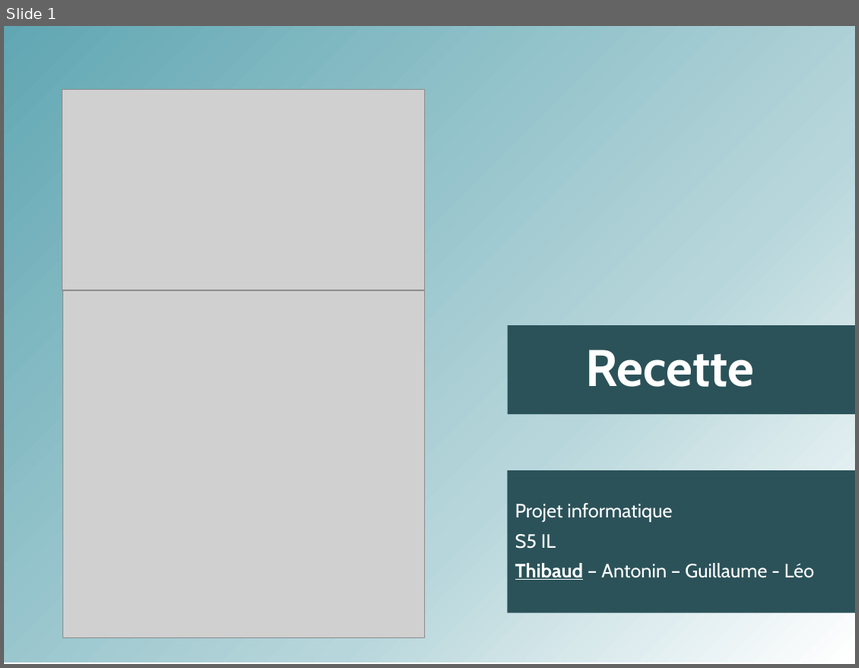
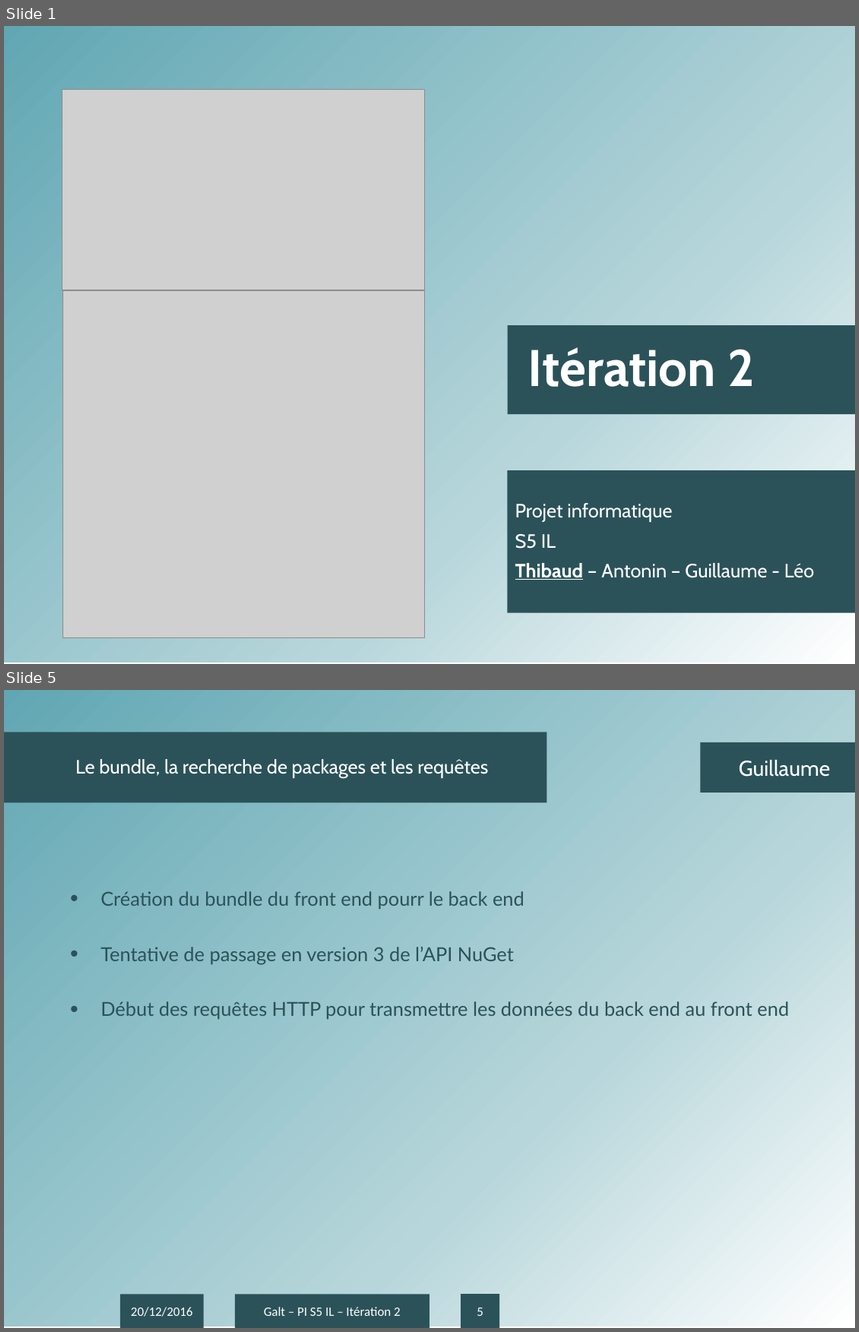
Before and after one commit to antonin-charrier/Project-Galt, a slide deck: Itérations/Présentation IT2.pptx. Shown one above the other, each under a label of ours: slide 1 before the commit, slides 1 and 5 after it; the slides between them are not shown. The pictures are 859x668 and 859x1332 pixels, drawn with LibreOffice and Linux fonts; fonts in the diff are those of the drawing; grey boxes stand for pictures; background and template pictures are left out. Boxes give left, top, right and bottom in pixels: in the first picture for what was removed or moved away, otherwise in the second. Text is boxed around its words. In the diff, an @@ line names an element or a change of style, - is before the commit and + after.

```diff
--- a/Itérations/Présentation IT2.pptx
+++ b/Itérations/Présentation IT2.pptx
@@ slide 5 added at (x1=4, y1=690, x2=855, y2=1328), background #FFFFFF; not listed: 1 template element that a slide beside it also shows @@
@@ title added at (x1=4, y1=733, x2=547, y2=802), fill #2B5259, 18 pt, text #FFFFFF @@
+Le bundle, la recherche de packages et les requêtes
@@ text added at (x1=701, y1=742, x2=855, y2=793), fill #2B5259, 20 pt, text #FFFFFF @@
+Guillaume
@@ text added at (x1=101, y1=891, x2=789, y2=1020), 18 pt, text #2B5259 @@
+• Création du bundle du front end pourr le back end
+• Tentative de passage en version 3 de l’API NuGet
+• Début des requêtes HTTP pour transmettre les données du back end au front end
@@ rectangle added at (x1=120, y1=1295, x2=204, y2=1328), fill #2B5259, 12 pt, text #FFFFFF @@
+20/12/2016
@@ rectangle added at (x1=235, y1=1295, x2=430, y2=1328), fill #2B5259, 12 pt, text #FFFFFF @@
+Galt – PI S5 IL – Itération 2
@@ page number added at (x1=462, y1=1295, x2=500, y2=1328), fill #2B5259, 12 pt, text #FFFFFF @@
+5
@@ slide 1 changed as well @@
@@ subtitle at (x1=528, y1=347, x2=755, y2=387): text changed @@
-Recette
+Itération 2
```
Also in this commit, not shown: 4 other slides changed, 2 other slides added, 1 other file.
